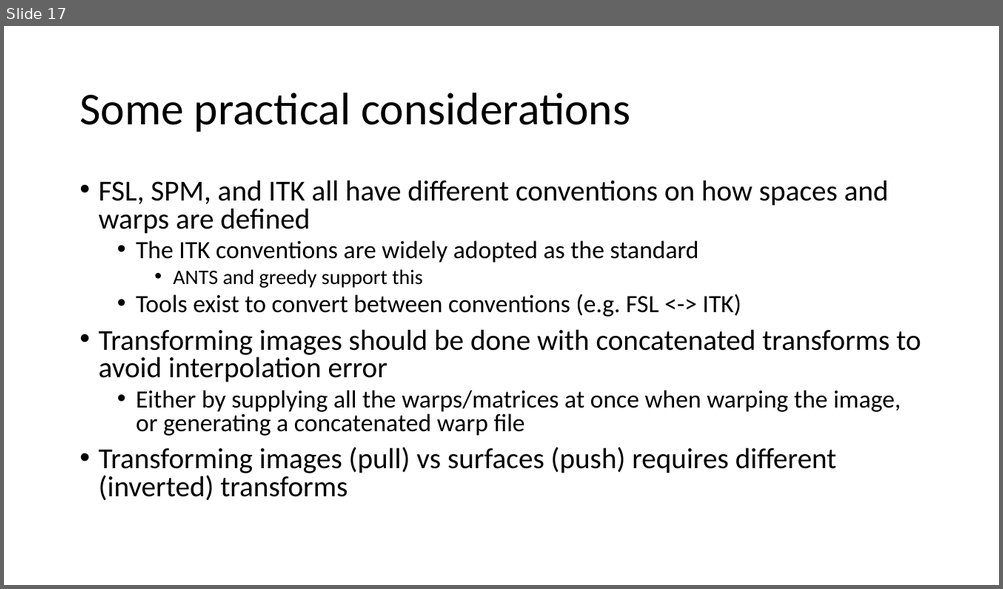
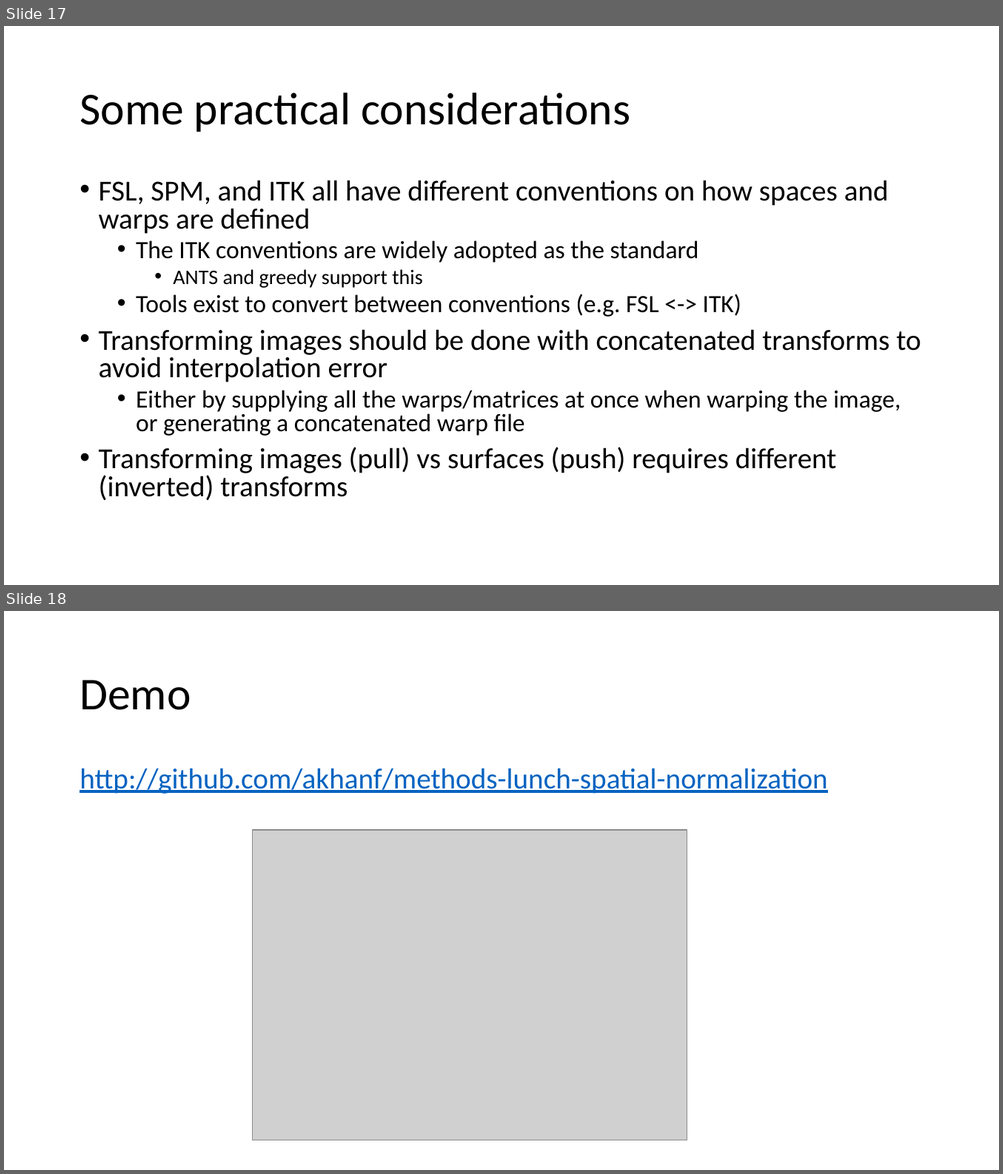
Before and after one commit to akhanf/methods-lunch-spatial-normalization, a slide deck: 2022_02_14_SpatialNormalization_MethodsLunch_AK.pptx. Shown one above the other, each under a label of ours: slide 17 before the commit, slides 17 and 18 after it. The pictures are 1003x589 and 1003x1174 pixels, drawn with LibreOffice and Linux fonts; fonts in the diff are those of the drawing; grey boxes stand for pictures. Boxes give left, top, right and bottom in pixels: in the first picture for what was removed or moved away, otherwise in the second. Text is boxed around its words. In the diff, an @@ line names an element or a change of style, - is before the commit and + after.

```diff
--- a/2022_02_14_SpatialNormalization_MethodsLunch_AK.pptx
+++ b/2022_02_14_SpatialNormalization_MethodsLunch_AK.pptx
@@ slide 18 added at [4, 611, 999, 1170], background #FFFFFF @@
@@ title added at [79, 680, 190, 710], 44 pt, text #000000 @@
+Demo
@@ text added at [79, 768, 827, 794], 28 pt, text #0563C1, underline @@
+http://github.com/akhanf/methods-lunch-spatial-normalization
@@ picture added at [253, 830, 687, 1141] @@
```
Also in this commit, not shown: 1 slide changed.
